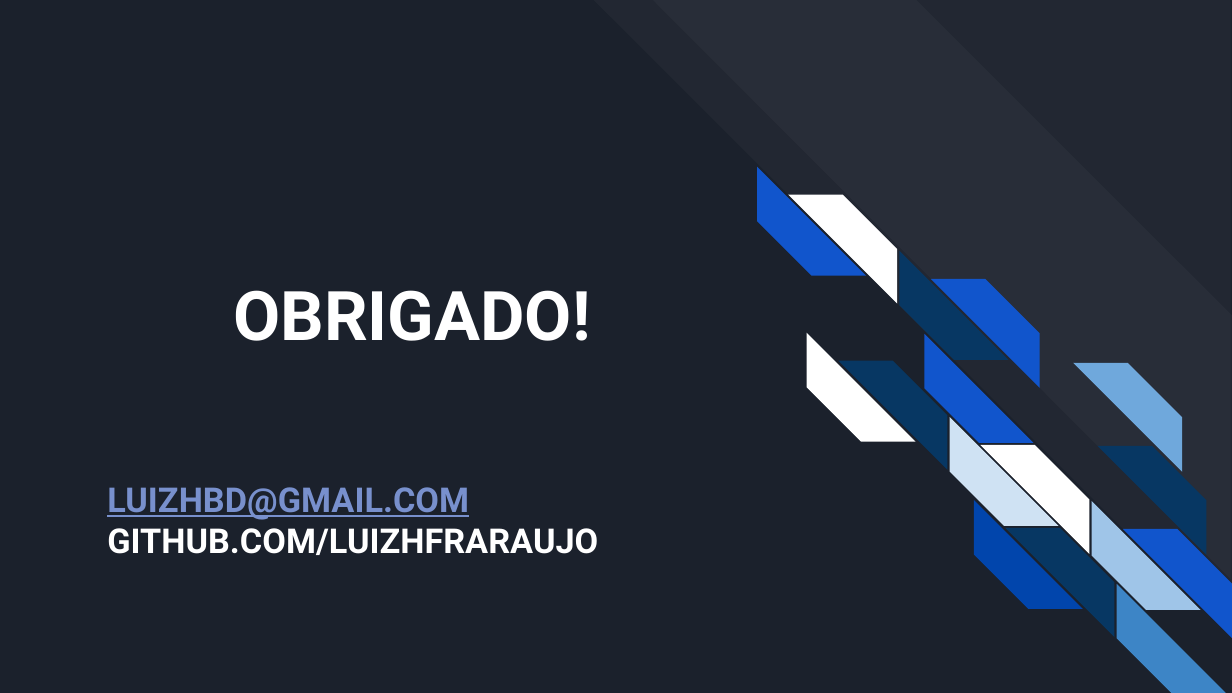
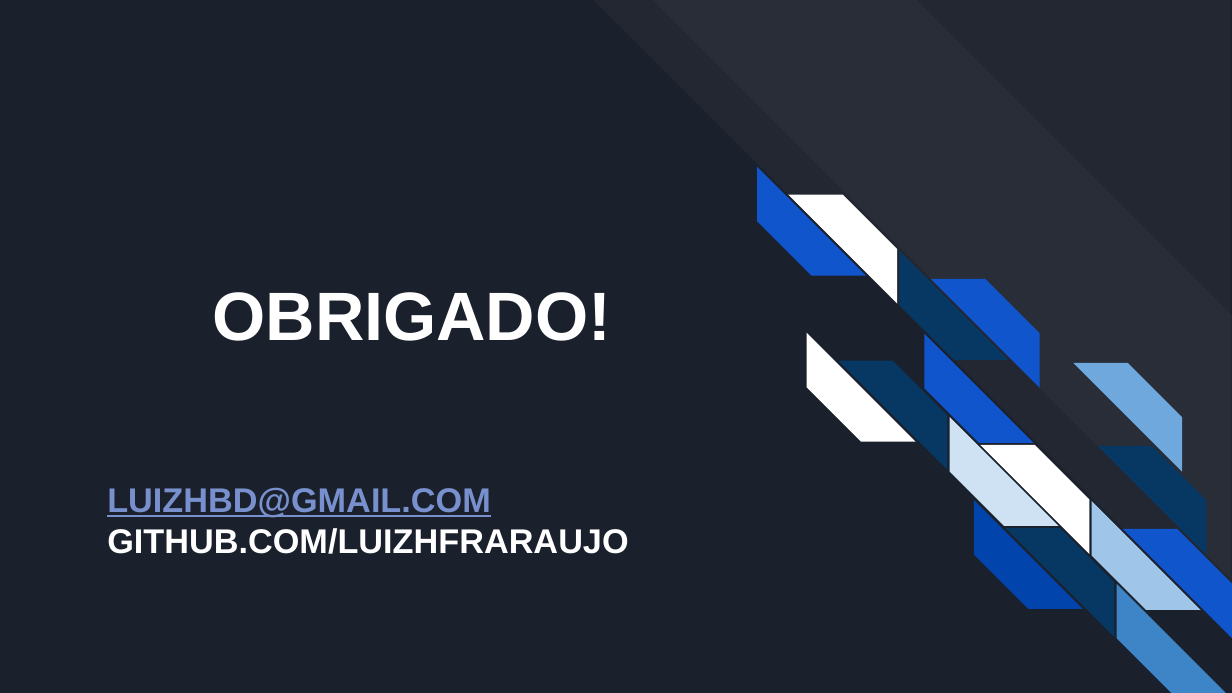
Before and after one commit to luizhfraraujo/setc, a slide deck: slide 18 of AngularIonic.pptx. Drawn at 1232x693 pixels with LibreOffice and Linux fonts; fonts in the diff are those of the drawing. Boxes give left, top, right and bottom in pixels: in the first picture for what was removed or moved away, otherwise in the second. Text is boxed around its words. In the diff, an @@ line names an element or a change of style, - is before the commit and + after.

```diff
--- a/AngularIonic.pptx
+++ b/AngularIonic.pptx
@@ title "OBRIGADO!" at <box>213,292,612,341</box>: font Roboto to Arial @@
@@ text "LUIZHBD@GMAIL.COM" at <box>107,487,628,554</box>: font Roboto to Arial @@
```
Also in this commit, not shown: 9 other slides changed, 24 other files.
